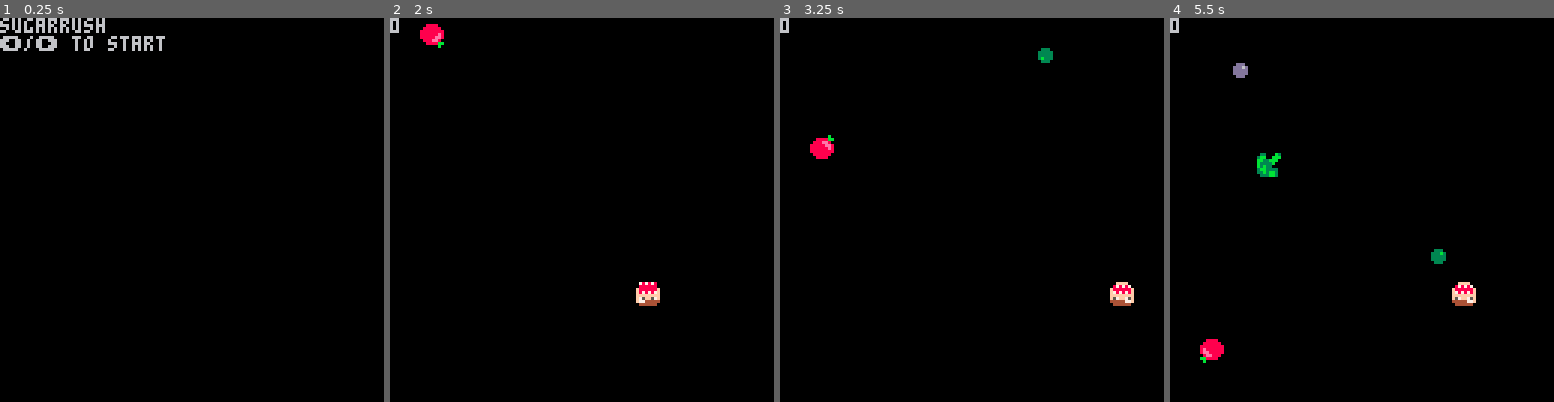
Above: before the commit, frames 1-4 (left to right).
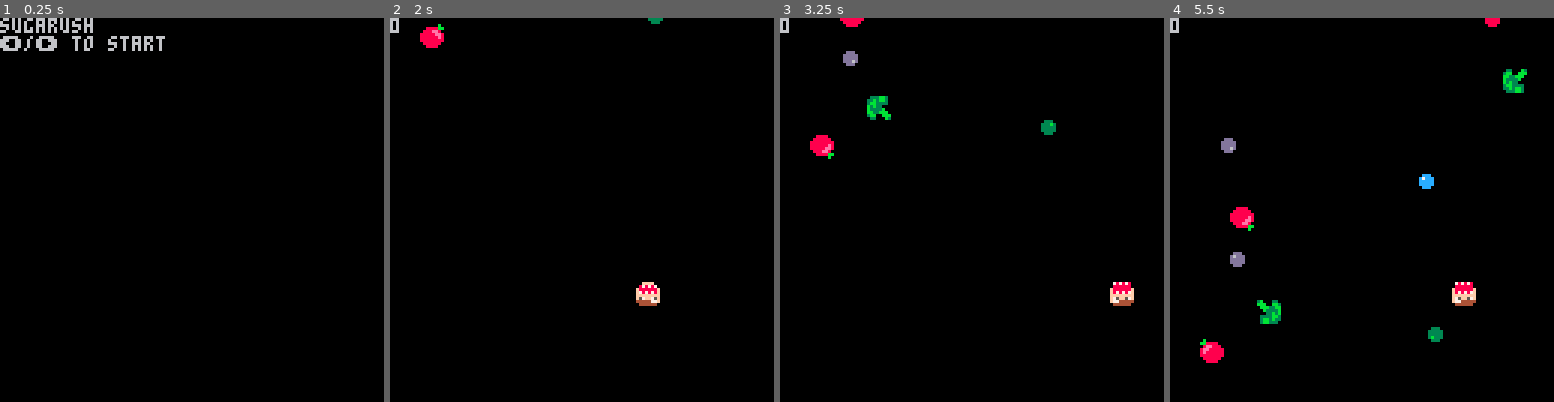
Above: after the commit, the same moments.

Repository: thomasmichaelwallace/pico-8-games
Game: PICO-8 cartridge candy/candy.p8
Two runs of this game, one before a commit and one after it. Both use one fixed random seed, a clock stepped at 60 frames per second and the inputs below.
Inputs:
- Up to frame 1 (0.25 s): no input
- Up to frame 2 (2 s): hold Right from 1.6 s (still down)
- Up to frame 3 (3.25 s): release Right at 2.1 s; hold Right 2.47-3.03 s; hold Left from 3.08 s (still down)
- Up to frame 4 (5.5 s): release Left at 3.58 s; hold Right 4.02-4.68 s; hold Left from 5.08 s (still down)

The runs differ from the first frame. In frame 1, 0.2% of the frame differs, in the area x 15-28%, y 0-4%; in frame 2, 0.4%; in frame 3, 1.1%; in frame 4, 2.3%, in the area x 7-93%, y 0-90%.

Commit message:
feat(candy): basic game curve

Diff:
--- a/candy/candy.p8
+++ b/candy/candy.p8
@@ -6,10 +6,18 @@
 
 state=0--0:intro 1:game 2:end
 
+lvl={
+ w=0,--wait until next
+ w_max=30,--max wait until next
+ s=0,--score
+ l=0,--level
+ v=0,--fall-rate
+}
+
 ani={
  t=0,--count
  k=false,--tick
- r=4,--frame rate
+ r=6,--frame rate
  h=false,
 }
 
@@ -20,18 +28,35 @@
 	s=1,--sprite
 }
 
-lvl={
- w=0,--wait until next
- s=0,--score
-}
-
 actors={}
+
+function set_level()
+ --let level by score
+ lvl.l=lvl.s--!
+ if(lvl.l==0)then
+  lvl.v=1
+  you.v=2
+ elseif(lvl.l==1)then
+  lvl.v=2
+  you.v=3
+ elseif(lvl.l==2)then
+  lvl.v=3
+  you.v=4
+ elseif(lvl.l==3)then
+  lvl.v=4
+  you.v=5
+ elseif(lvl.l==4)then
+  lvl.v=5
+  you.v=6
+ end
+end
 
 function _init_game()
  --reset
  actors={}
  you.x=60
- you.v=2
+ lvl.s=0
+ set_level()
  --start
  state=1
 end
@@ -43,7 +68,7 @@
 function _draw_screen()
  cls()
  if(state==0)then
-  print("sugarrush")
+  print("sugarush")
  else
   print("gameover")
   print("you scored "..lvl.s)
@@ -74,6 +99,7 @@
 		 	 state=2
 		 	else
 		 	 lvl.s+=1
+		 	 set_level()
 		 	end
 		 end
 		end
@@ -82,7 +108,7 @@
  lvl.w-=1
  if(lvl.w<0)then
   add_actor()
-  lvl.w=30
+  lvl.w=flr(rnd(lvl.w_max))
  end
 end
 
@@ -131,7 +157,7 @@
  	 spr(self.s,self.x,self.y,1,1,fx,fy)
  	end,
  	_update=function(self)
- 		self.y+=1
+ 		self.y+=lvl.v
 
  		if(ani.k)self.r+=1
  		if(self.r>3)self.r=0
